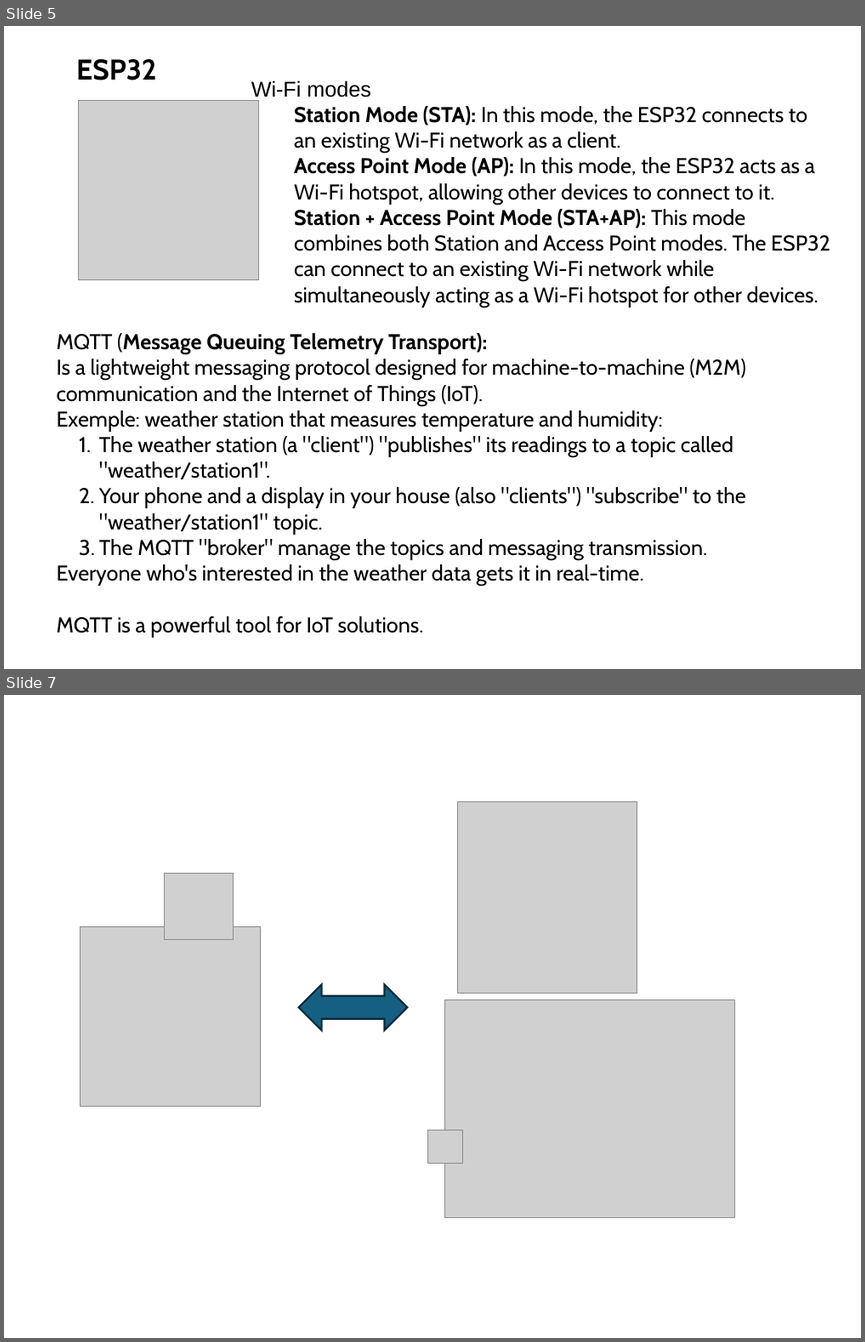
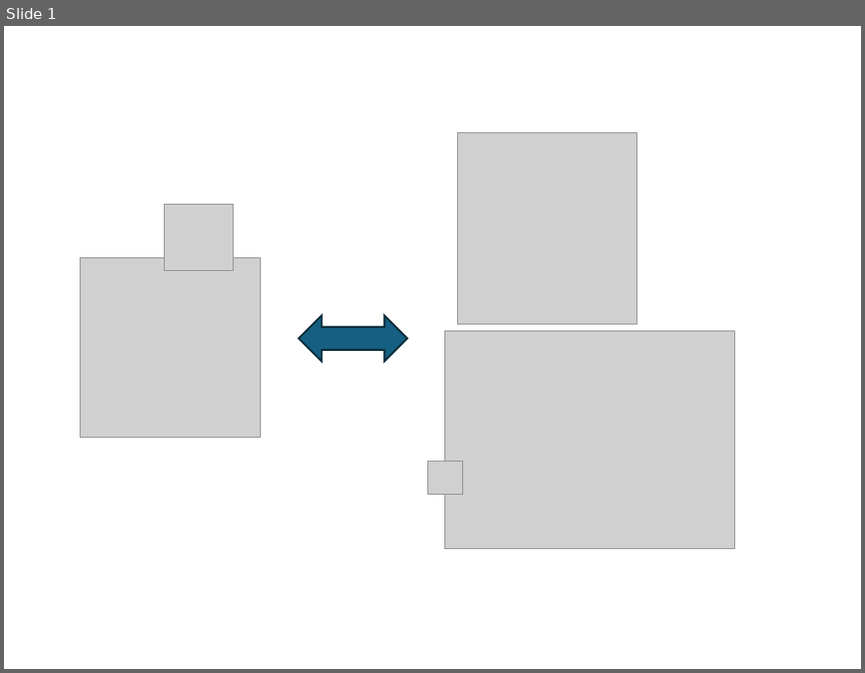
Before and after one commit to tduranf/VScode_Arduino_ESP32, a slide deck: Doc/ESP32.pptx. Shown one above the other, each under a label of ours: slides 5 and 7 before the commit, slide 1 after it; the slides between them are not shown. The pictures are 865x1342 and 865x673 pixels, drawn with LibreOffice and Linux fonts; fonts in the diff are those of the drawing; grey boxes stand for pictures. Boxes give left, top, right and bottom in pixels: in the first picture for what was removed or moved away, otherwise in the second. Text is boxed around its words. In the diff, an @@ line names an element or a change of style, - is before the commit and + after.

Commit message:
slides

```diff
--- a/Doc/ESP32.pptx
+++ b/Doc/ESP32.pptx
@@ slide 5 removed at box(4, 26, 861, 669), background #FFFFFF @@
@@ text removed at box(76, 59, 156, 80) @@
-ESP32
@@ picture removed at box(79, 101, 258, 280) @@
@@ text removed at box(251, 80, 830, 307) @@
-  Wi-Fi modes
-    Station Mode (STA): In this mode, the ESP32 connects to an existing Wi-Fi network as a client.
-    Access Point Mode (AP): In this mode, the ESP32 acts as a Wi-Fi hotspot, allowing other devices to connect to it. Station + Access Point Mode (STA+AP): This mode combines both Station and Access Point modes. The ESP32 can connect to an existing Wi-Fi network while simultaneously acting as a Wi-Fi hotspot for other devices.
@@ text removed at box(57, 333, 746, 637) @@
-MQTT (Message Queuing Telemetry Transport):
-Is a lightweight messaging protocol designed for machine-to-machine (M2M) communication and the Internet of Things (IoT).
-Exemple: weather station that measures temperature and humidity:
-  1. The weather station (a "client") "publishes" its readings to a topic called "weather/station1".
-  2. Your phone and a display in your house (also "clients") "subscribe" to the "weather/station1" topic.
-  3. The MQTT "broker" manage the topics and messaging transmission.
-Everyone who's interested in the weather data gets it in real-time.
-MQTT is a powerful tool for IoT solutions.
@@ what was slide 7 is now slide 1 @@
```
Also in this commit, not shown: 5 other slides removed.
